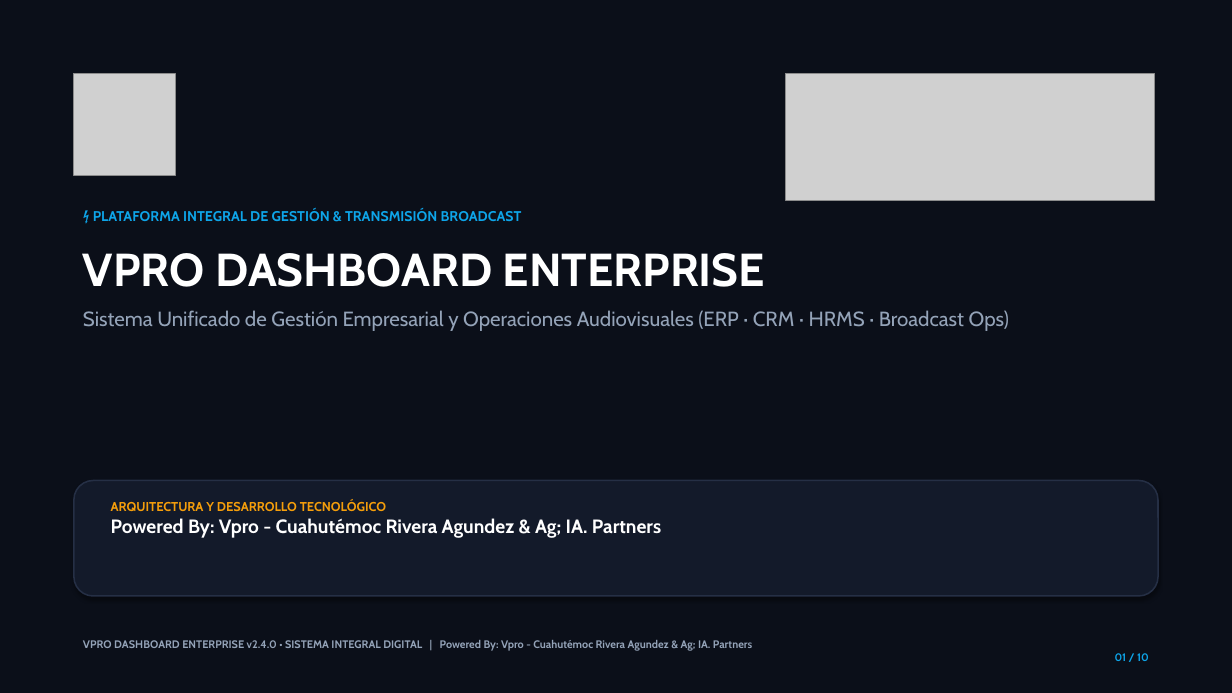
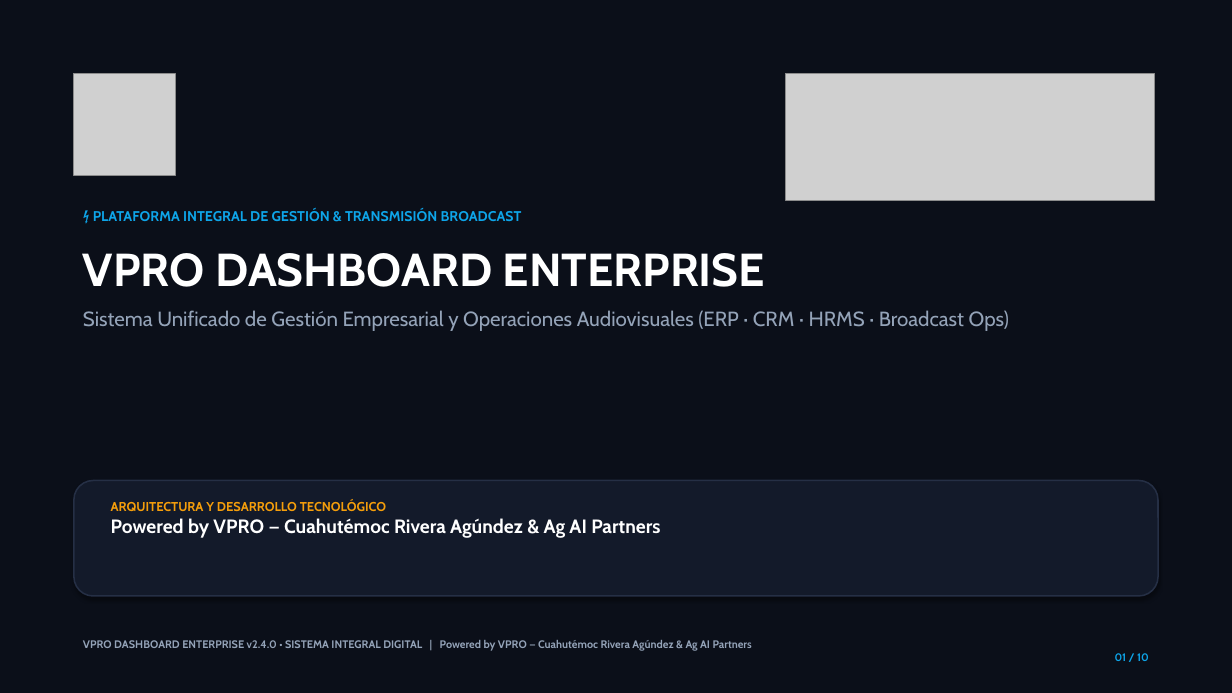
Before and after one commit to pcdeoscar-commits/Sistema_VPRO_Limpio, a slide deck: slide 1 of VPRO_Dashboard_Presentacion_Ejecutiva.pptx. Drawn at 1232x693 pixels with LibreOffice and Linux fonts; fonts in the diff are those of the drawing; grey boxes stand for pictures. Boxes give left, top, right and bottom in pixels: in the first picture for what was removed or moved away, otherwise in the second. Text is boxed around its words. In the diff, an @@ line names an element or a change of style, - is before the commit and + after.

Commit message:
docs(branding): unificar firma oficial a Powered by VPRO — Cuahutémoc Rivera Agúndez & Ag AI Partners

```diff
--- a/VPRO_Dashboard_Presentacion_Ejecutiva.pptx
+++ b/VPRO_Dashboard_Presentacion_Ejecutiva.pptx
@@ text at [111,518,660,538]: text changed @@
-Powered By: Vpro - Cuahutémoc Rivera Agundez & Ag; IA. Partners
+Powered by VPRO — Cuahutémoc Rivera Agúndez & Ag AI Partners
@@ text at [83,640,752,651]: text changed @@
-VPRO DASHBOARD ENTERPRISE v2.4.0 • SISTEMA INTEGRAL DIGITAL | Powered By: Vpro - Cuahutémoc Rivera Agundez & Ag; IA. Partners
+VPRO DASHBOARD ENTERPRISE v2.4.0 • SISTEMA INTEGRAL DIGITAL | Powered by VPRO — Cuahutémoc Rivera Agúndez & Ag AI Partners
```
Also in this commit, not shown: 9 other slides changed, 2 other files.
